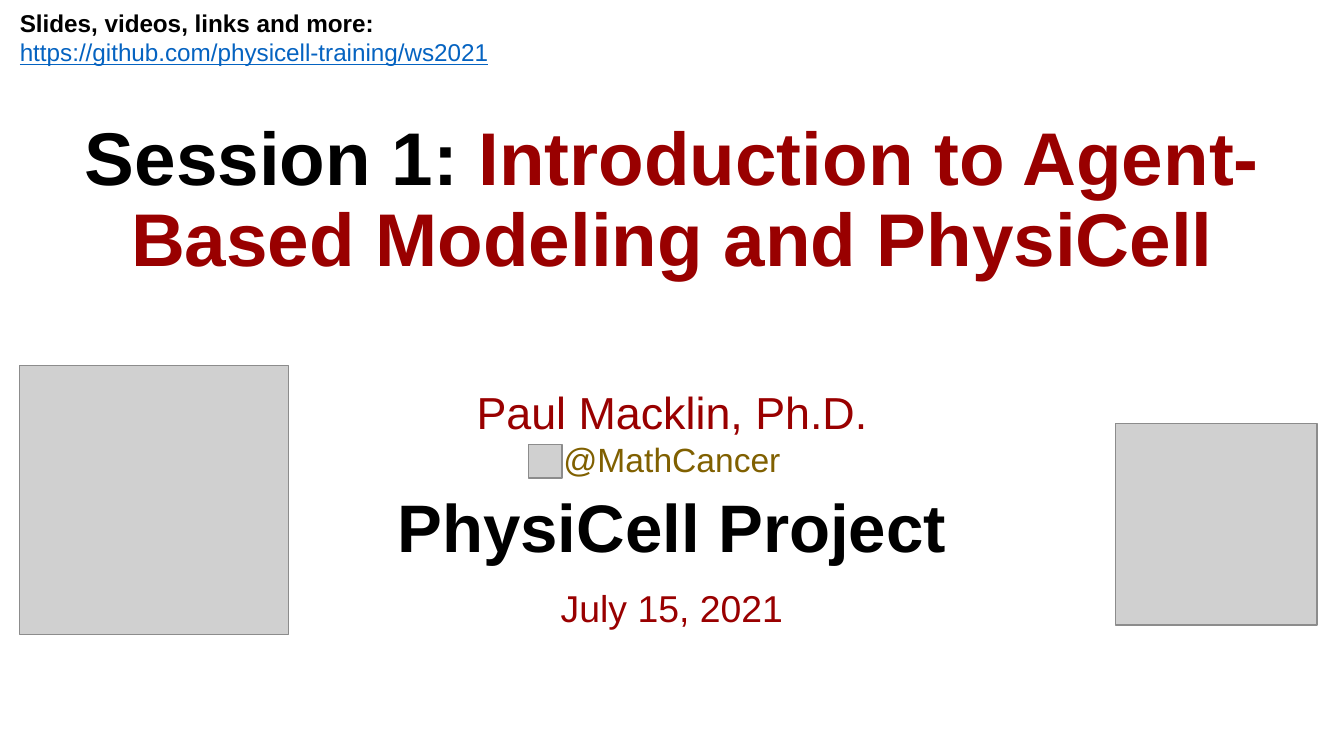
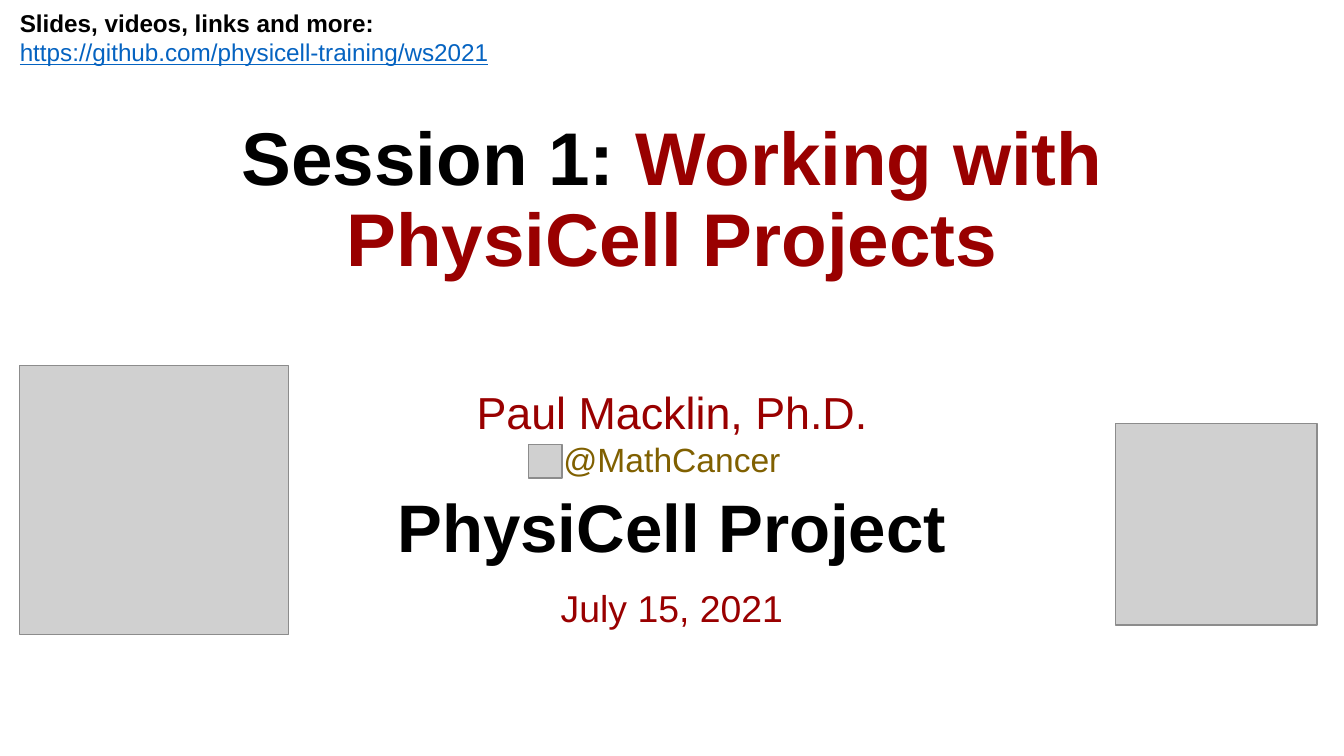
Before and after one commit to physicell-training/ws2021, a slide deck: slide 1 of pptx_source/PhysiCell_ws2021_Session1.pptx. Drawn at 1344x756 pixels with LibreOffice and Linux fonts; fonts in the diff are those of the drawing; grey boxes stand for pictures; background and template pictures are left out. Boxes give left, top, right and bottom in pixels: in the first picture for what was removed or moved away, otherwise in the second. Text is boxed around its words. In the diff, an @@ line names an element or a change of style, - is before the commit and + after.

```diff
--- a/pptx_source/PhysiCell_ws2021_Session1.pptx
+++ b/pptx_source/PhysiCell_ws2021_Session1.pptx
@@ title at [242, 131, 1102, 280]: text changed @@
-Session 1: Introduction to Agent-Based Modeling and PhysiCell
+Session 1: Working with PhysiCell Projects
```
Also in this commit, not shown: 1 slide added, 2 other files.
